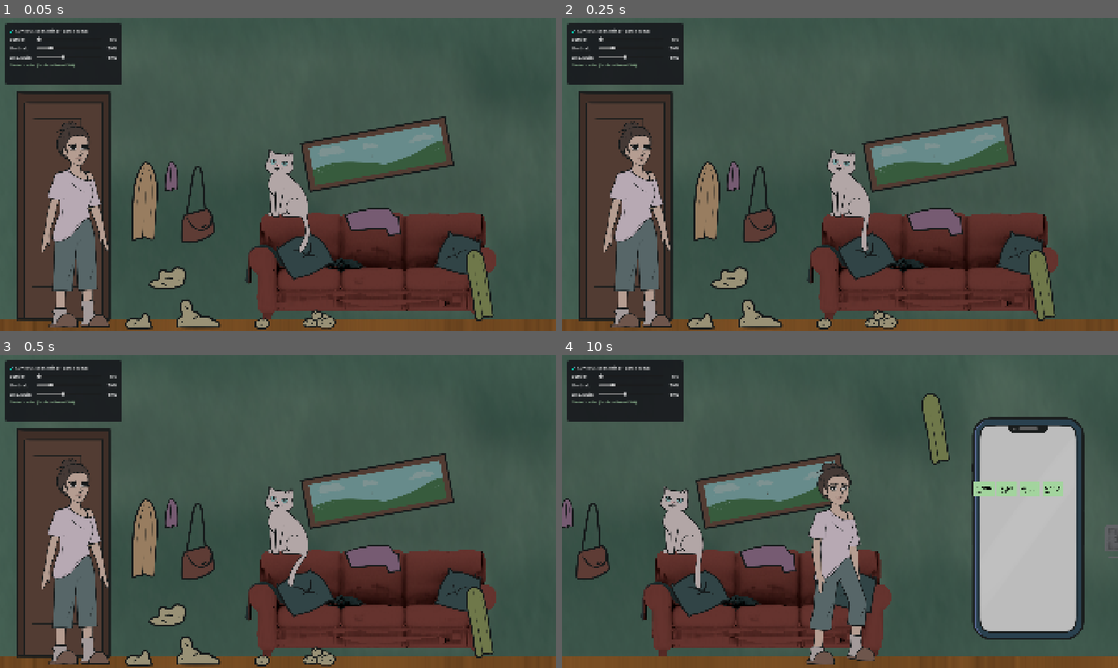
Above: before the commit, frames 1-4 (two rows, left to right).
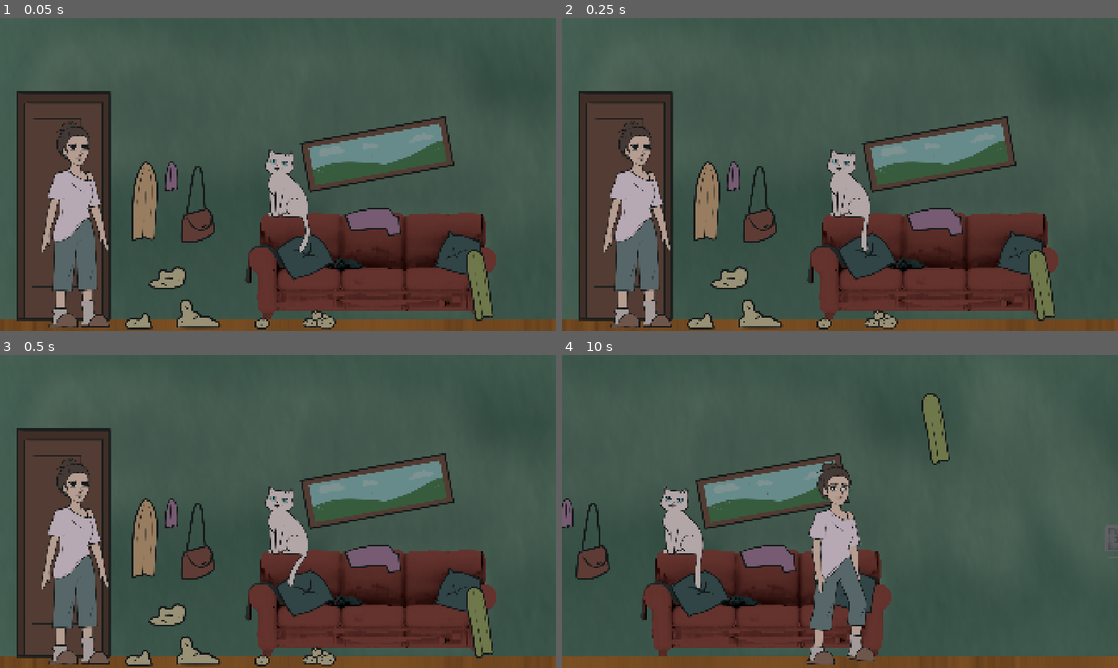
Above: after the commit, the same moments.

Repository: FrancinettVR/Tacos-de-milanesa
Game: Godot game, scene res://scenes/rooms/main_room.tscn
Same seed, same stepped clock (60 frames per second), same inputs: the game is played once before the commit and once after it.
Inputs (mouse positions are in pixels of both pictures, inside the frame that each line leads up to):
- Up to frame 1 (0.05 s): no input
- Up to frame 2 (0.25 s): no input
- Up to frame 3 (0.5 s): no input
- Up to frame 4 (10 s): tap Enter at 0.5 s; drag from (628, 542) to (734, 646) at 0.52 s; drag from (701, 655) to (628, 542) at 1.27 s; move the mouse to (728, 614) at 2.02 s; click (728, 614) at 2.17 s; drag from (762, 649) to (623, 542) at 2.77 s; drag from (823, 658) to (623, 542) at 3.52 s; drag from (878, 655) to (623, 542) at 4.27 s; move the mouse to (895, 558) at 5.02 s; click (895, 558) at 5.17 s; drag from (945, 624) to (728, 527) at 5.77 s; drag from (673, 539) to (895, 442) at 6.52 s; drag from (728, 527) to (901, 430) at 7.27 s; move the mouse to (895, 442) at 8.02 s; click (895, 442) at 8.17 s; drag from (812, 574) to (945, 430) at 8.77 s; move the mouse to (1006, 558) at 9.52 s; click (1006, 558) at 9.67 s

The runs differ from the first frame. In frame 1, 4.0% of the frame differs, in the area x 0-22%, y 1-22%; in frame 2, 4.0%; in frame 3, 4.0%; in frame 4, 18%, in the area x 0-94%, y 1-91%.

Commit message:
fix planta, acomodar tamaños notif celular, estres oculto por default

Diff:
--- a/scenes/ui/celular.tscn
+++ b/scenes/ui/celular.tscn
@@ -18,16 +18,22 @@
 
 [node name="FondoCelular" type="TextureRect" parent="Control" unique_id=718193071]
 layout_mode = 0
-offset_right = 40.0
-offset_bottom = 40.0
+offset_left = 183.99998
+offset_top = 290.99997
+offset_right = 684.0
+offset_bottom = 1091.0
+scale = Vector2(0.7, 0.7)
 texture = ExtResource("2_16d4r")
 
 [node name="PanelNotificaciones" parent="Control" unique_id=1807699952 instance=ExtResource("1_ttg56")]
-layout_mode = 0
-offset_left = 60.0
-offset_top = 220.0
-offset_right = 440.0
-offset_bottom = 350.0
+layout_mode = 1
+anchors_preset = -1
+anchor_left = -0.82800007
+anchor_right = -0.82800007
+offset_left = 262.12
+offset_top = 360.0
+offset_right = 642.12
+offset_bottom = 490.0
 
 [node name="Timer" type="Timer" parent="." unique_id=299010580]
 
--- a/scenes/ui/dialogue_ui.gd
+++ b/scenes/ui/dialogue_ui.gd
@@ -16,13 +16,14 @@
 	return visible
 
 ## Muestra el panel con el texto de pensamiento y un botón por cada opción recibida
-func mostrar_opciones(opciones: Array[OpcionDialogo], texto: String = "ejemplo") -> void:
+func mostrar_opciones(opciones: Array[OpcionDialogo], texto: String = "") -> void:
 	# Detener a la protagonista si estaba caminando hacia algún punto
 	var protagonista := get_tree().get_first_node_in_group("protagonista")
 	if protagonista and protagonista.has_method("stop"):
 		protagonista.stop()
 
 	label_texto.text = texto
+	label_texto.visible = not texto.is_empty()
 	_limpiar_botones()
 
 	var estilo_normal := _crear_estilo_boton(
--- a/scenes/ui/dialogue_ui.tscn
+++ b/scenes/ui/dialogue_ui.tscn
@@ -74,7 +74,6 @@
 
 [node name="LabelTexto" type="Label" parent="BloqueoModal/TarjetaDialogo/Margen/Contenido" unique_id=493990084]
 layout_mode = 2
-text = "ejemplo"
 label_settings = SubResource("LabelSettings_texto")
 horizontal_alignment = 1
 vertical_alignment = 1
--- a/scenes/ui/notification_item.tscn
+++ b/scenes/ui/notification_item.tscn
@@ -2,9 +2,22 @@
 
 [ext_resource type="Texture2D" uid="uid://dmugnwwg0ro0p" path="res://assets/art/interactables/placeholders/notif1.png" id="2_xl0l0"]
 [ext_resource type="Script" uid="uid://bpg2n0vupch5c" path="res://scripts/interactables-scripts/notification_item.gd" id="2_xxltq"]
+[ext_resource type="Script" uid="uid://b4lnopj7q56w2" path="res://scripts/core/opcion_dialogo.gd" id="3_xl0l0"]
+
+[sub_resource type="Resource" id="Resource_xxltq"]
+script = ExtResource("3_xl0l0")
+texto = "Leer"
+metadata/_custom_type_script = "uid://b4lnopj7q56w2"
+
+[sub_resource type="Resource" id="Resource_xl0l0"]
+script = ExtResource("3_xl0l0")
+texto = "Descartar"
+delta_estres = -5.0
+metadata/_custom_type_script = "uid://b4lnopj7q56w2"
 
 [node name="NotificationItem" type="TextureButton" unique_id=493990084]
 offset_right = 40.0
 offset_bottom = 40.0
 texture_normal = ExtResource("2_xl0l0")
 script = ExtResource("2_xxltq")
+opciones = Array[ExtResource("3_xl0l0")]([SubResource("Resource_xxltq"), SubResource("Resource_xl0l0")])
--- a/scenes/ui/panel_notificaciones.tscn
+++ b/scenes/ui/panel_notificaciones.tscn
@@ -3,7 +3,7 @@
 [ext_resource type="Script" uid="uid://dm4ufeei1y8id" path="res://scripts/interactables-scripts/panel_notificaciones.gd" id="1_us35v"]
 [ext_resource type="PackedScene" uid="uid://bqjwb7hbhhv4t" path="res://scenes/ui/notification_item.tscn" id="2_2hg6b"]
 
-[node name="PanelNotificaciones" type="HBoxContainer" unique_id=1807699952]
+[node name="PanelNotificaciones" type="VBoxContainer" unique_id=1900775265]
 offset_right = 40.0
 offset_bottom = 40.0
 script = ExtResource("1_us35v")
--- a/scenes/ui/sistema_estres.gd
+++ b/scenes/ui/sistema_estres.gd
@@ -59,6 +59,7 @@
 
 func _ready() -> void:
 	add_to_group("sistema_estres")
+	panel_debug.visible = false
 
 	# Inicializar valores de controles de debug
 	if slider_estres:
--- a/scripts/interactables-scripts/celular.gd
+++ b/scripts/interactables-scripts/celular.gd
@@ -1,7 +1,7 @@
 extends CanvasLayer
 class_name Celular
 
-@export var intervalo: float = 10.0
+@export var intervalo: float = 20.0
 
 @onready var panel: PanelNotificaciones = $Control/PanelNotificaciones
 @onready var audio_vibracion: AudioStreamPlayer = $AudioVibracion
--- a/scripts/interactables-scripts/notification_item.gd
+++ b/scripts/interactables-scripts/notification_item.gd
@@ -3,9 +3,31 @@
 
 signal descartada
 
+@export var opciones: Array[OpcionDialogo] = []
+
 func _ready() -> void:
 	pressed.connect(_on_pressed)
 
 func _on_pressed() -> void:
+	if opciones.is_empty():
+		_descartar()
+		return
+
+	var dialogo_ui = get_tree().get_first_node_in_group("dialogo_ui")
+	if not dialogo_ui:
+		push_warning("No se encontró DialogoUI en la escena")
+		_descartar()
+		return
+
+	dialogo_ui.opcion_elegida.connect(_on_opcion_elegida, CONNECT_ONE_SHOT)
+	dialogo_ui.mostrar_opciones(opciones)
+
+func _on_opcion_elegida(opcion: OpcionDialogo) -> void:
+	var sistema_estres = get_tree().get_first_node_in_group("sistema_estres")
+	if sistema_estres and sistema_estres.has_method("modificar_estres"):
+		sistema_estres.modificar_estres(opcion.delta_estres)
+	_descartar()
+
+func _descartar() -> void:
 	descartada.emit()
 	queue_free()
--- a/scripts/interactables-scripts/panel_notificaciones.gd
+++ b/scripts/interactables-scripts/panel_notificaciones.gd
@@ -1,4 +1,4 @@
-extends HBoxContainer
+extends VBoxContainer
 class_name PanelNotificaciones
 
 signal todas_descartadas
Binary file changed: assets/art/Zona2/Planta1.png
Not shown, changed: assets/art/Zona2/Planta1.png.import
Binary file changed: assets/art/Zona2/Planta2.png
Not shown, changed: assets/art/Zona2/Planta2.png.import
Binary file changed: assets/art/interactables/placeholders/notif1.png
Not shown: 2 places in scenes/interactables/grupo_planta_botella.tscn that only renumber resources
